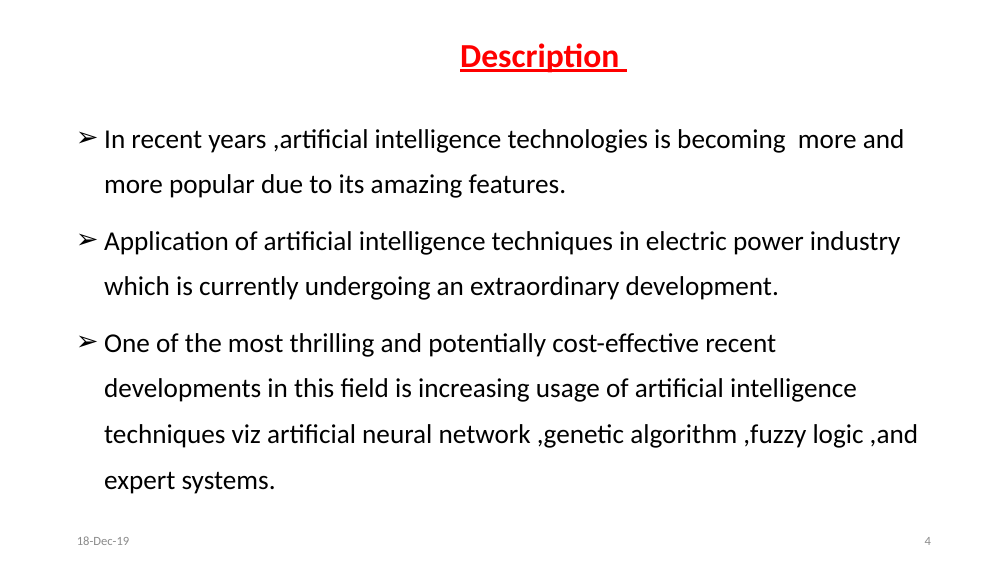
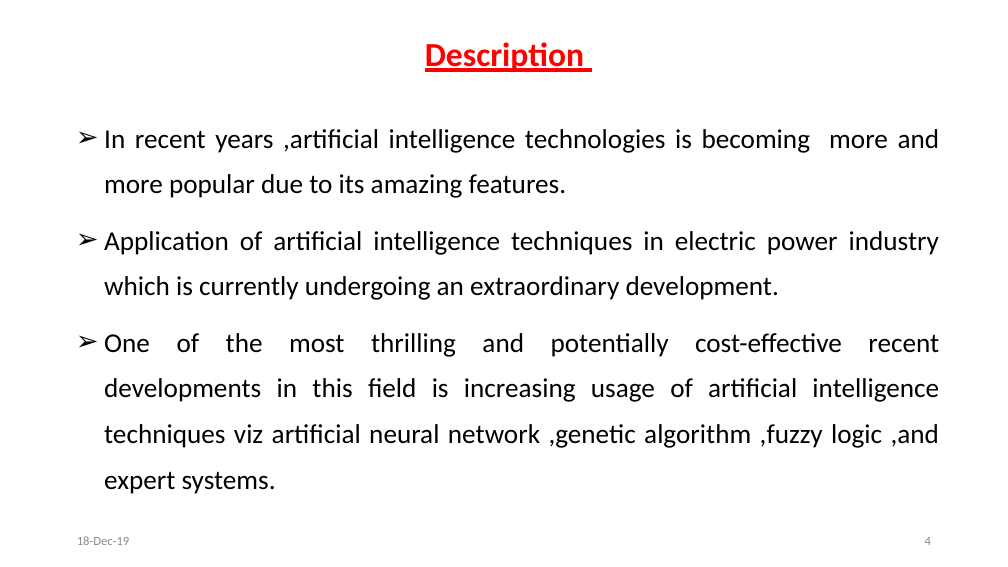
Before and after one commit to svec-final-year-project-eee/Project, a slide deck: slide 4 of First Review/First Oral Presentation.pptx. Drawn at 1008x567 pixels with LibreOffice and Linux fonts; fonts in the diff are those of the drawing. Boxes give left, top, right and bottom in pixels: in the first picture for what was removed or moved away, otherwise in the second. Text is boxed around its words. In the diff, an @@ line names an element or a change of style, - is before the commit and + after.

```diff
--- a/First Review/First Oral Presentation.pptx
+++ b/First Review/First Oral Presentation.pptx
@@ text "Description": place and size @@
-text "Description" at [460,43,619,73]
+text "Description" at [425,42,584,72]
@@ subtitle "In recent years ,artificial intelligence ..." at [104,129,940,494]: alignment left to justified @@
```
Also in this commit, not shown: 3 other slides changed.
